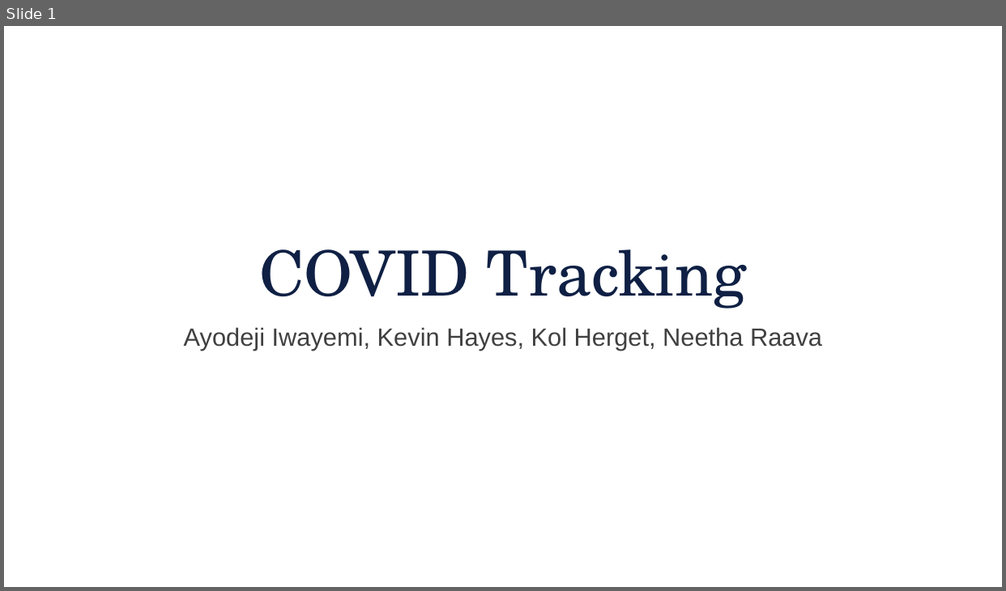
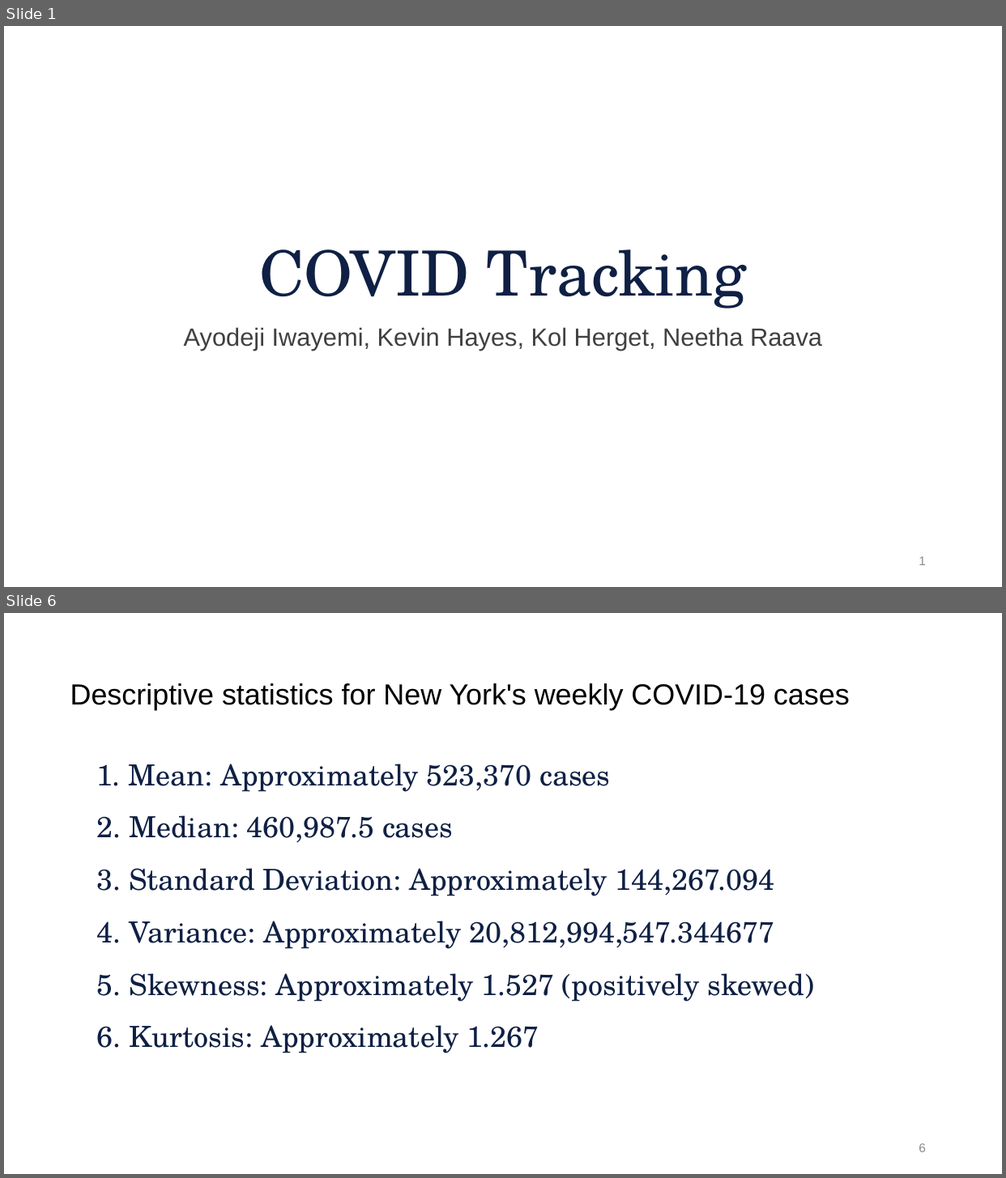
Before and after one commit to aiwayemi/Group-1, a slide deck: ProjPresentation.pptx. Shown one above the other, each under a label of ours: slide 1 before the commit, slides 1 and 6 after it; the slides between them are not shown. The pictures are 1006x591 and 1006x1178 pixels, drawn with LibreOffice and Linux fonts; fonts in the diff are those of the drawing; background and template pictures are left out. Boxes give left, top, right and bottom in pixels: in the first picture for what was removed or moved away, otherwise in the second. Text is boxed around its words. In the diff, an @@ line names an element or a change of style, - is before the commit and + after.

```diff
--- a/ProjPresentation.pptx
+++ b/ProjPresentation.pptx
@@ slide 6 added at [4,613,1002,1174], background #FFFFFF @@
@@ text added at [70,683,850,710], 28 pt, text #000000 @@
+Descriptive statistics for New York's weekly COVID-19 cases
@@ title added at [97,764,814,1054], 28 pt, text #0F2044 @@
+1. Mean: Approximately 523,370 cases
+2. Median: 460,987.5 cases
+3. Standard Deviation: Approximately 144,267.094
+4. Variance: Approximately 20,812,994,547.344677
+5. Skewness: Approximately 1.527 (positively skewed)
+6. Kurtosis: Approximately 1.267
@@ page number added at [918,1144,926,1152], 12 pt, text #8C8C8C @@
+6
@@ slide 1 changed as well @@
@@ page number added at [918,557,926,565], 12 pt, text #8C8C8C @@
+1
```
Also in this commit, not shown: 9 other slides changed, 9 other slides added.
